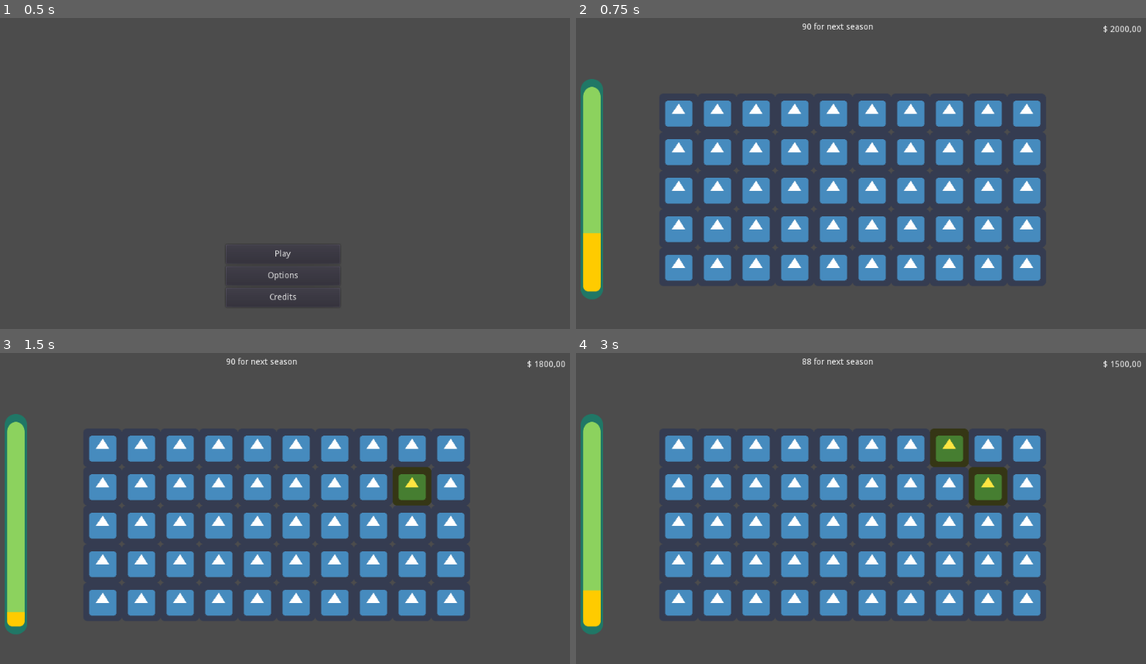
Above: before the commit, frames 1-4 (two rows, left to right).
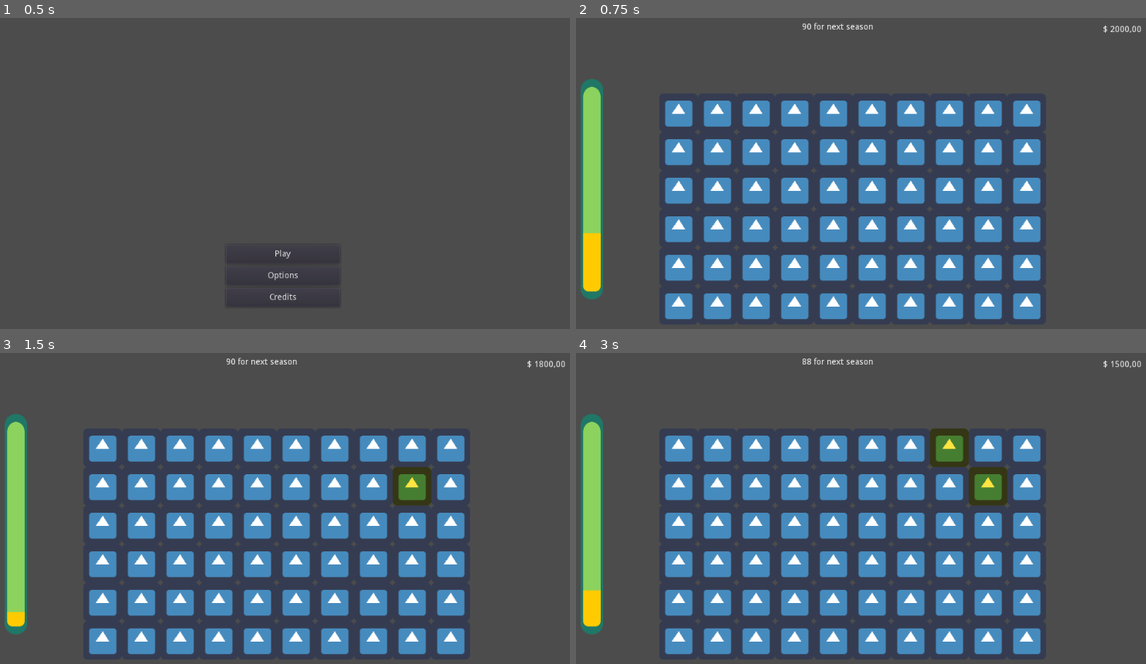
Above: after the commit, the same moments.

Repository: henriiquecampos/tillage-fever
Game: Godot game, scene res://screens/main/main_screen.tscn
Same seed, same stepped clock (60 frames per second), same inputs: the game is played once before the commit and once after it. The engine's default icon, where the game draws it, is replaced by a stand-in: a white triangle on a blue panel in a dark square.
Inputs (mouse positions are in pixels of both pictures, inside the frame that each line leads up to):
- Up to frame 1 (0.5 s): no input
- Up to frame 2 (0.75 s): click "Play" at 0.5 s
- Up to frame 3 (1.5 s): tap Enter at 1.25 s; move the mouse to (427, 499) at 1.27 s; press the mouse at (427, 499) at 1.28 s
- Up to frame 4 (3 s): tap Space at 2 s; move the mouse to (747, 536) at 2.02 s; release the mouse at (747, 536) at 2.03 s; click (747, 536) at 2.1 s; tap Enter at 2.75 s; move the mouse to (929, 440) at 2.77 s; press the mouse at (929, 440) at 2.78 s

Frame 1 is identical in both runs. In frame 2, 4.2% of the frame differs, in the area x 15-82%, y 88-98%; in frame 3, 4.2%; in frame 4, 4.2%.
Error after the commit: Parse Error: Type-less export needs a constant expression assigned to infer type.

Commit message:
Added visual feedback for BUY and SELL
Also increased field's size by 1 in Y axis

Diff:
--- a/source/areas/field/field.gd
+++ b/source/areas/field/field.gd
@@ -2,13 +2,13 @@
 
 var last_cell = Vector2(15,15)
 var current_tile = 1
-
+const feedback = preload("res://objects/vfx/buy_sell.tscn")
 func _ready():
 	print()
 func _process(delta):
 	if Input.is_action_pressed("click"):
 		var current_cell = world_to_map(get_local_mouse_position())
-		if (current_cell.x <= 9) and (current_cell.y <= 4):
+		if (current_cell.x <= 9) and (current_cell.y <= 5):
 			set_new_tile(current_cell)
 		last_cell = current_cell
 	elif Input.is_action_just_released("click"):
@@ -20,10 +20,13 @@
 			set_cellv(cell, 1)
 			player.set_current_score(player.current_score - player.tile_price)
 			player.set_supply(player.supply + 10)
+			add_feedback(0, cell, player.tile_price)
 		else:
 			set_cellv(cell, 0)
 			player.set_current_score(int(player.current_score + (player.tile_price/2)))
 			player.set_supply(player.supply - 10)
+			add_feedback(1, cell, player.tile_price/2)
+
 
 func changed_tiles(days):
 	for c in get_used_cells():
@@ -31,5 +34,16 @@
 			set_cellv(c, 0)
 			player.set_supply(player.supply - 10)
 			player.set_current_score(player.current_score + (player.tile_price * 2))
+			add_feedback(1, c, player.tile_price)
+
 		elif get_cellv(c) >=1:
+			player.set_current_score(player.current_score + (player.tile_price / 5))
+			add_feedback(1, c, player.tile_price / 5)
 			set_cellv(c, get_cellv(c) + 1)
+
+func add_feedback(type, where, amount):
+	var f = feedback.instance()
+	f.amount = amount
+	f.type = type
+	f.set_global_position(map_to_world(where))
+	add_child(f)
--- a/source/areas/field/field.tscn
+++ b/source/areas/field/field.tscn
@@ -21,5 +21,5 @@
 collision_mask = 1
 occluder_light_mask = 1
 format = 1
-tile_data = PoolIntArray( 0, 0, 0, 1, 0, 0, 2, 0, 0, 3, 0, 0 …(564 unchanged characters)… 262151, 0, 0, 262152, 0, 0, 262153, 0, 0 )
+tile_data = PoolIntArray( 0, 0, 0, 1, 0, 0, 2, 0, 0, 3, 0, 0 …(564 unchanged characters)… 262151, 0, 0, 262152, 0, 0, 262153, 0, 0, 327680, 0, 0, 327681, 0, 0, 327682, 0, 0, 327683, 0, 0, 327684, 0, 0, 327685, 0, 0, 327686, 0, 0, 327687, 0, 0, 327688, 0, 0, 327689, 0, 0 )
 script = ExtResource( 2 )
--- /dev/null
+++ b/source/objects/vfx/buy_sell.tscn
@@ -0,0 +1,58 @@
+[gd_scene load_steps=2 format=2]
+
+[sub_resource type="GDScript" id=1]
+
+script/source = "extends Label
+enum types {BUY,SELL}
+export var type = BUY
+var amount
+func _ready():
+	var description = \"- ${amount},00\"
+	var direction = Vector2()
+	if type == BUY:
+		direction = Vector2(-50, 50)
+		set_text(description.format({\"amount\":int(amount)}))
+		set(\"custom_colors/font_color\", Color(\"ff5555\"))
+	elif type == SELL:
+		direction = Vector2(50, -50)
+		description = \"+ ${amount},00\"
+		set_text(description.format({\"amount\":int(amount)}))
+		set(\"custom_colors/font_color\", Color(\"2aff80\"))
+	var t = $Tween
+	t.interpolate_property(self, \"rect_position\", get_position(), get_position() + direction,
+	1.0, t.TRANS_LINEAR, t.EASE_IN)
+	t.start()
+	yield(t, \"tween_completed\")
+	queue_free()"
+
+[node name="BuySell" type="Label"]
+
+anchor_left = 0.0
+anchor_top = 0.0
+anchor_right = 0.0
+anchor_bottom = 0.0
+margin_left = 459.0
+margin_top = 333.0
+margin_right = 555.0
+margin_bottom = 360.0
+rect_pivot_offset = Vector2( 0, 0 )
+rect_clip_content = false
+mouse_filter = 2
+size_flags_horizontal = 1
+size_flags_vertical = 4
+custom_colors/font_color = Color( 0, 0, 0, 1 )
+text = "- ${amount},00"
+align = 1
+valign = 1
+percent_visible = 1.0
+lines_skipped = 0
+max_lines_visible = -1
+script = SubResource( 1 )
+type = 0
+
+[node name="Tween" type="Tween" parent="."]
+
+playback_process_mode = 1
+playback/active = false
+playback/repeat = false
+playback/speed = 1.0
